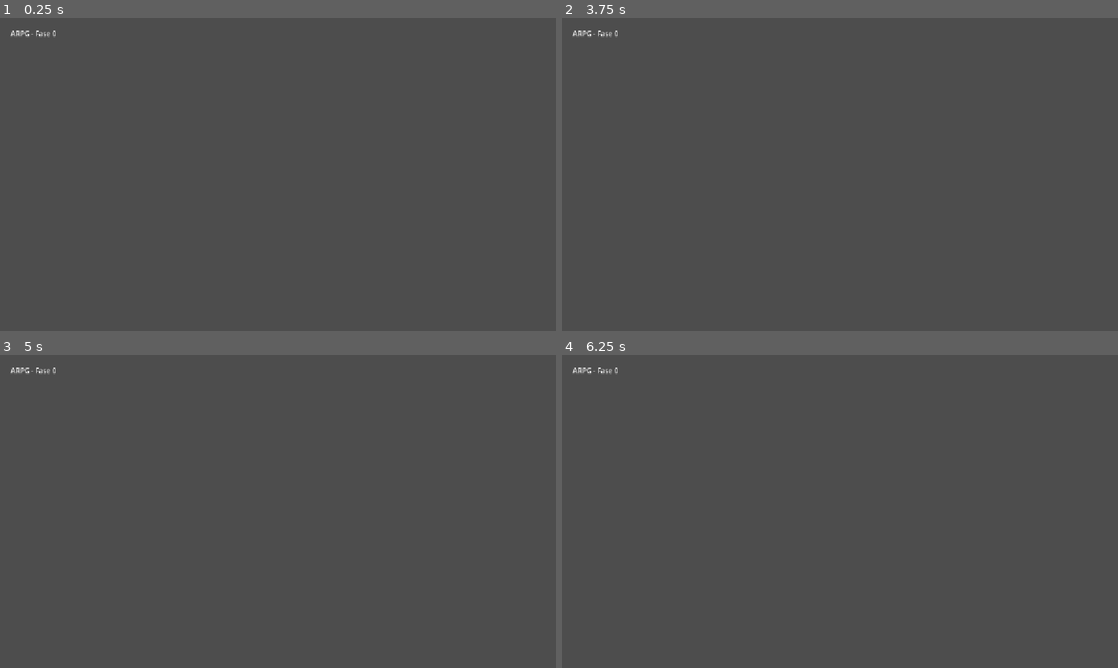
Above: before the commit, frames 1-4 (two rows, left to right).
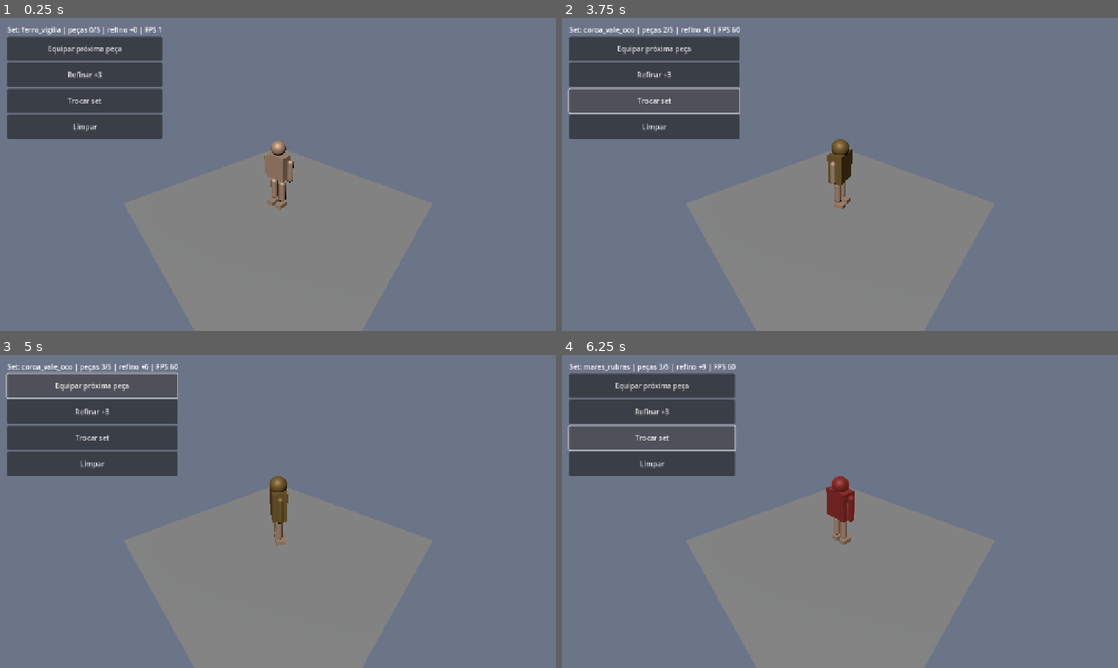
Above: after the commit, the same moments.

Repository: dev-vra/arpg
Game: Godot game, scene res://game/prototype/loadout_demo.tscn
The game is run twice, just before and just after one commit, with the same random seed, the same clock (stepped at 60 frames per second) and the same inputs. Before the commit the project starts from res://game/main.tscn.
Inputs (mouse positions are in pixels of both pictures, inside the frame that each line leads up to):
- Up to frame 1 (0.25 s): no input
- Up to frame 2 (3.75 s): click (645, 49) at 0.5 s, where only the run after the commit has a clickable "Equipar próxima peça"; click (645, 74) at 1.25 s, where only the run after the commit has a clickable "Refinar +3"; click (650, 49) at 2 s, where only the run after the commit has a clickable "Equipar próxima peça"; click (650, 74) at 2.75 s, where only the run after the commit has a clickable "Refinar +3"; click (650, 99) at 3.5 s, where only the run after the commit has a clickable "Trocar set"
- Up to frame 3 (5 s): click (94, 386) at 4.25 s, where only the run after the commit has a clickable "Equipar próxima peça"
- Up to frame 4 (6.25 s): click (656, 411) at 5 s, where only the run after the commit has a clickable "Refinar +3"; click (656, 436) at 5.75 s, where only the run after the commit has a clickable "Trocar set"

The runs differ from the first frame. In frame 1, 91% of the frame differs, in the area x 0-100%, y 0-100%; in frame 2, 91%; in frame 3, 91%; in frame 4, 91%.

Commit message:
Fase 0, etapa 5: protótipo do boneco montado
Corpo em 5 partes, peça esconde a parte coberta, apply_loadout orientado a dados
(data/visuals.json), shader de brilho em +9/+12/+15 e aura no set completo.
Formas geradas por código no lugar de malhas skinned até a arte chegar.

Co-Authored-By: Claude Opus 5.5 <noreply@anthropic.com>
Claude-Session: https://claude.ai/code/session_016RSYxzCb4tD3gAgd8cMzYd

Diff:
--- /dev/null
+++ b/data/visuals.json
@@ -0,0 +1,12 @@
+{
+  "glow_thresholds": [9, 12, 15],
+  "glow_strength": [0.0, 0.6, 1.4, 2.5],
+  "body_color": "#c9a58a",
+  "slot_part": { "helm": "head", "armor": "torso", "gloves": "arms", "pants": "legs", "boots": "feet" },
+  "sets": {
+    "ferro_vigilia": { "color": "#6f7a86", "glow": "#7fd1ff", "aura": "#9fe0ff" },
+    "coroa_vale_oco": { "color": "#8a6d3b", "glow": "#ffd27f", "aura": "#ffe3a0" },
+    "mares_rubras": { "color": "#8e2b2b", "glow": "#ff6a5a", "aura": "#ff9b8f" }
+  },
+  "default": { "color": "#777777", "glow": "#ffffff", "aura": "#ffffff" }
+}
--- /dev/null
+++ b/game/character/character_rig.gd
@@ -0,0 +1,121 @@
+## Boneco montado. O corpo é dividido em partes; equipar uma peça esconde a parte
+## que ela cobre e mostra a peça. apply_loadout lê só dados (mesmo caminho para
+## tela de equipamento, jogo e co-op).
+## Protótipo: formas geradas por código no lugar de malhas skinned.
+extends Node3D
+
+const Config = preload("res://core/config.gd")
+const SetBonus = preload("res://core/set_bonus.gd")
+const GLOW_SHADER = preload("res://game/shaders/refine_glow.gdshader")
+
+# parte: [malha, tamanho, posição]
+const PARTS := {
+	"head":  ["sphere",  Vector3(0.36, 0.36, 0.36), Vector3(0, 1.62, 0)],
+	"torso": ["box",     Vector3(0.52, 0.62, 0.30), Vector3(0, 1.15, 0)],
+	"arms":  ["arms",    Vector3(0.14, 0.58, 0.14), Vector3(0, 1.12, 0)],
+	"legs":  ["legs",    Vector3(0.18, 0.62, 0.18), Vector3(0, 0.45, 0)],
+	"feet":  ["feet",    Vector3(0.18, 0.12, 0.28), Vector3(0, 0.06, 0.05)],
+}
+const ARMOR_SCALE := 1.18
+
+var visuals: Dictionary = Config.load_json("res://data/visuals.json")
+var sets_db: Dictionary = Config.sets()
+var body := {}
+var armor := {}
+var aura: OmniLight3D
+
+
+func _ready() -> void:
+	for part in PARTS:
+		body[part] = _build_part(part, 1.0, _mat(Color(visuals["body_color"]), Color.BLACK, 0.0))
+		armor[part] = null
+	aura = OmniLight3D.new()
+	aura.position = Vector3(0, 1.0, 0)
+	aura.omni_range = 3.0
+	aura.visible = false
+	add_child(aura)
+
+
+## loadout: Array de itens (dicionários do núcleo). Slots fora do corpo são ignorados no protótipo.
+func apply_loadout(loadout: Array) -> void:
+	for part in PARTS:
+		body[part].visible = true
+		if armor[part] != null:
+			armor[part].queue_free()
+			armor[part] = null
+	for it in loadout:
+		var part: String = visuals["slot_part"].get(it["slot"], "")
+		if part == "":
+			continue
+		var v: Dictionary = visuals["sets"].get(it.get("set_id", ""), visuals["default"])
+		var m := _mat(Color(v["color"]), Color(v["glow"]), glow_for(int(it.get("refine", 0))))
+		armor[part] = _build_part(part, ARMOR_SCALE, m)
+		body[part].visible = false
+	_update_aura(loadout)
+
+
+func glow_for(refine: int) -> float:
+	var step := 0
+	for t in visuals["glow_thresholds"]:
+		if refine >= int(t):
+			step += 1
+	return float(visuals["glow_strength"][step])
+
+
+func is_set_complete(loadout: Array) -> String:
+	var r := SetBonus.evaluate(loadout, sets_db)
+	for sid in r:
+		if sid != "_total" and r[sid]["complete"]:
+			return sid
+	return ""
+
+
+func _update_aura(loadout: Array) -> void:
+	var sid := is_set_complete(loadout)
+	aura.visible = sid != ""
+	if sid != "":
+		aura.light_color = Color(visuals["sets"].get(sid, visuals["default"])["aura"])
+		aura.light_energy = 2.5
+
+
+func _mat(color: Color, glow: Color, strength: float) -> ShaderMaterial:
+	var m := ShaderMaterial.new()
+	m.shader = GLOW_SHADER
+	m.set_shader_parameter("albedo", color)
+	m.set_shader_parameter("glow_color", glow)
+	m.set_shader_parameter("glow_strength", strength)
+	return m
+
+
+## Braços, pernas e pés são pares; cada parte vira um nó com 1 ou 2 malhas.
+func _build_part(part: String, scale_mult: float, mat: Material) -> Node3D:
+	var def: Array = PARTS[part]
+	var root := Node3D.new()
+	root.name = part
+	root.position = def[2]
+	var size: Vector3 = def[1] * scale_mult
+	var offsets := [Vector3.ZERO]
+	match def[0]:
+		"arms": offsets = [Vector3(-0.36, 0, 0), Vector3(0.36, 0, 0)]
+		"legs", "feet": offsets = [Vector3(-0.13, 0, 0), Vector3(0.13, 0, 0)]
+	for o in offsets:
+		var mi := MeshInstance3D.new()
+		if def[0] == "sphere":
+			var s := SphereMesh.new()
+			s.radius = size.x / 2.0
+			s.height = size.y
+			mi.mesh = s
+		elif def[0] == "arms" or def[0] == "legs":
+			var c := CapsuleMesh.new()
+			c.radius = size.x / 2.0
+			c.height = size.y
+			mi.mesh = c
+		else:
+			var b := BoxMesh.new()
+			b.size = size
+			mi.mesh = b
+		mi.material_override = mat
+		mi.position = o
+		root.add_child(mi)
+	add_child(root)
+	return root
--- a/game/main.tscn
+++ /dev/null
@@ -1,8 +0,0 @@
-[gd_scene format=3]
-
-[node name="Main" type="Node3D"]
-
-[node name="Label" type="Label" parent="."]
-offset_left = 24.0
-offset_top = 24.0
-text = "ARPG - Fase 0"
--- /dev/null
+++ b/game/prototype/loadout_demo.gd
@@ -0,0 +1,94 @@
+## Protótipo do Gate 0: 1 corpo em partes, 5 peças, 1 set, apply_loadout e brilho por refino.
+## Botões: equipar a próxima peça, refinar tudo +3, trocar de set.
+extends Node3D
+
+const Item = preload("res://core/item.gd")
+const Rig = preload("res://game/character/character_rig.gd")
+
+const SLOTS := ["helm", "armor", "gloves", "pants", "boots"]
+const SETS := ["ferro_vigilia", "coroa_vale_oco", "mares_rubras"]
+
+var rig
+var loadout: Array = []
+var set_index := 0
+var refine := 0
+var info: Label
+
+
+func _ready() -> void:
+	var cam := Camera3D.new()
+	cam.position = Vector3(3.2, 3.4, 3.2)
+	add_child(cam)
+	cam.look_at(Vector3(0, 0.9, 0))
+	var sun := DirectionalLight3D.new()
+	sun.rotation_degrees = Vector3(-50, 30, 0)
+	add_child(sun)
+	var env := WorldEnvironment.new()
+	env.environment = Environment.new()
+	env.environment.background_mode = Environment.BG_COLOR
+	env.environment.background_color = Color("#1b1d22")
+	env.environment.ambient_light_color = Color("#50555f")
+	env.environment.glow_enabled = true
+	add_child(env)
+	var floor_mi := MeshInstance3D.new()
+	var plane := PlaneMesh.new()
+	plane.size = Vector2(6, 6)
+	floor_mi.mesh = plane
+	add_child(floor_mi)
+
+	rig = Rig.new()
+	add_child(rig)
+
+	var ui := VBoxContainer.new()
+	ui.position = Vector2(16, 16)
+	var layer := CanvasLayer.new()
+	add_child(layer)
+	layer.add_child(ui)
+	info = Label.new()
+	ui.add_child(info)
+	for b in [["Equipar próxima peça", _equip_next], ["Refinar +3", _refine_up], ["Trocar set", _next_set], ["Limpar", _clear]]:
+		var btn := Button.new()
+		btn.text = b[0]
+		btn.custom_minimum_size = Vector2(220, 56)
+		btn.pressed.connect(b[1])
+		ui.add_child(btn)
+	_refresh()
+
+
+func _process(delta: float) -> void:
+	rig.rotate_y(delta * 0.5)
+
+
+func _equip_next() -> void:
+	if loadout.size() < SLOTS.size():
+		var it := Item.make(SLOTS[loadout.size()], 10, SETS[set_index])
+		it["refine"] = refine
+		loadout.append(it)
+	_refresh()
+
+
+func _refine_up() -> void:
+	refine = mini(refine + 3, 15)
+	for it in loadout:
+		it["refine"] = refine
+	_refresh()
+
+
+func _next_set() -> void:
+	set_index = (set_index + 1) % SETS.size()
+	for it in loadout:
+		it["set_id"] = SETS[set_index]
+	_refresh()
+
+
+func _clear() -> void:
+	loadout.clear()
+	refine = 0
+	_refresh()
+
+
+func _refresh() -> void:
+	rig.apply_loadout(loadout)
+	var full: String = rig.is_set_complete(loadout)
+	info.text = "Set: %s | peças %d/5 | refino +%d%s | FPS %d" % [
+		SETS[set_index], loadout.size(), refine, " | SET COMPLETO" if full != "" else "", Engine.get_frames_per_second()]
--- /dev/null
+++ b/game/prototype/loadout_demo.tscn
@@ -0,0 +1,6 @@
+[gd_scene load_steps=2 format=3]
+
+[ext_resource type="Script" path="res://game/prototype/loadout_demo.gd" id="1"]
+
+[node name="LoadoutDemo" type="Node3D"]
+script = ExtResource("1")
--- /dev/null
+++ b/game/shaders/refine_glow.gdshader
@@ -0,0 +1,15 @@
+// Brilho por nível de refino: emissão crescente em +9, +12 e +15.
+shader_type spatial;
+
+uniform vec4 albedo : source_color = vec4(0.5, 0.5, 0.5, 1.0);
+uniform vec4 glow_color : source_color = vec4(1.0);
+uniform float glow_strength = 0.0;
+
+void fragment() {
+	ALBEDO = albedo.rgb;
+	ROUGHNESS = 0.6;
+	METALLIC = 0.4;
+	float pulse = 0.8 + 0.2 * sin(TIME * 3.0);
+	float rim = pow(1.0 - clamp(dot(NORMAL, VIEW), 0.0, 1.0), 2.0);
+	EMISSION = glow_color.rgb * glow_strength * pulse * (0.35 + rim);
+}
--- a/project.godot
+++ b/project.godot
@@ -6,7 +6,7 @@
 
 config/name="ARPG"
 config/description="ARPG mobile, sucessor espiritual do Mu."
-run/main_scene="res://game/main.tscn"
+run/main_scene="res://game/prototype/loadout_demo.tscn"
 config/features=PackedStringArray("4.4", "Mobile")
 
 [display]
--- /dev/null
+++ b/tests/test_loadout.gd
@@ -0,0 +1,43 @@
+## Montagem do boneco (lógica, sem render): peça esconde a parte do corpo,
+## brilho sobe em +9/+12/+15, set completo liga a aura.
+extends "res://tests/test_case.gd"
+
+const Rig = preload("res://game/character/character_rig.gd")
+const Item = preload("res://core/item.gd")
+
+
+func _rig():
+	var r = Rig.new()
+	r._ready()
+	return r
+
+
+func test_piece_hides_body_part() -> void:
+	var r = _rig()
+	r.apply_loadout([Item.make("helm", 1, "ferro_vigilia")])
+	check(not r.body["head"].visible, "cabeça escondida")
+	check(r.armor["head"] != null, "elmo montado")
+	check(r.body["torso"].visible, "tronco visível")
+	r.apply_loadout([])
+	check(r.body["head"].visible and r.armor["head"] == null, "desequipar restaura")
+	r.free()
+
+
+func test_glow_steps() -> void:
+	var r = _rig()
+	eq(r.glow_for(8), 0.0, "+8")
+	check(r.glow_for(9) > 0.0, "+9 brilha")
+	check(r.glow_for(12) > r.glow_for(9) and r.glow_for(15) > r.glow_for(12), "cresce")
+	r.free()
+
+
+func test_full_set_turns_on_aura() -> void:
+	var r = _rig()
+	var lo := []
+	for s in ["helm", "armor", "gloves", "pants", "boots"]:
+		lo.append(Item.make(s, 1, "ferro_vigilia"))
+	r.apply_loadout(lo.slice(0, 4))
+	check(not r.aura.visible, "4 peças sem aura")
+	r.apply_loadout(lo)
+	check(r.aura.visible, "set completo com aura")
+	r.free()
Not shown, added: game/character/character_rig.gd.uid
Not shown, added: game/prototype/loadout_demo.gd.uid
Not shown, added: game/shaders/refine_glow.gdshader.uid
Not shown, added: sim/economy_sim.gd.uid
Not shown, added: tests/test_loadout.gd.uid
